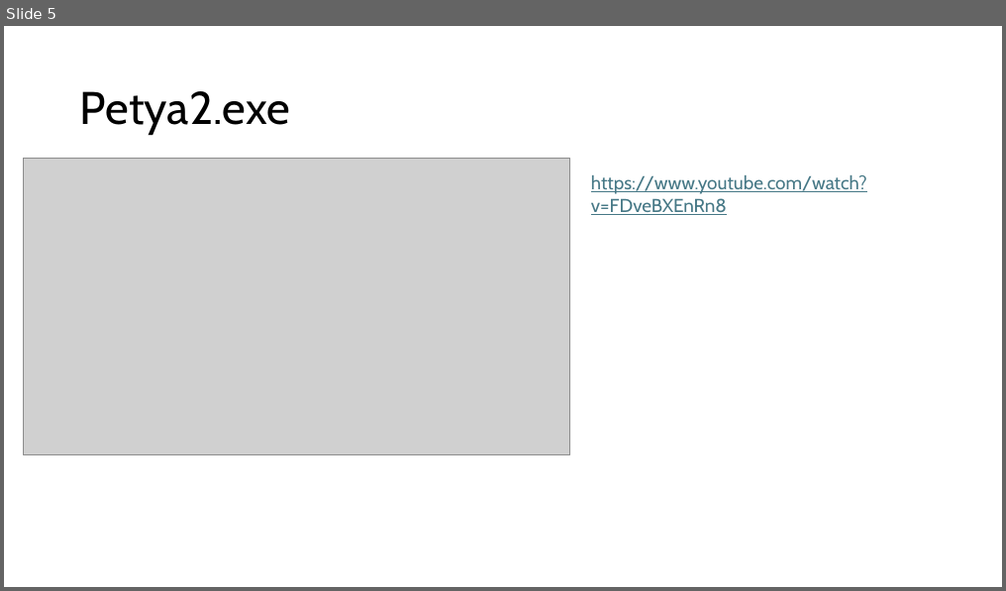
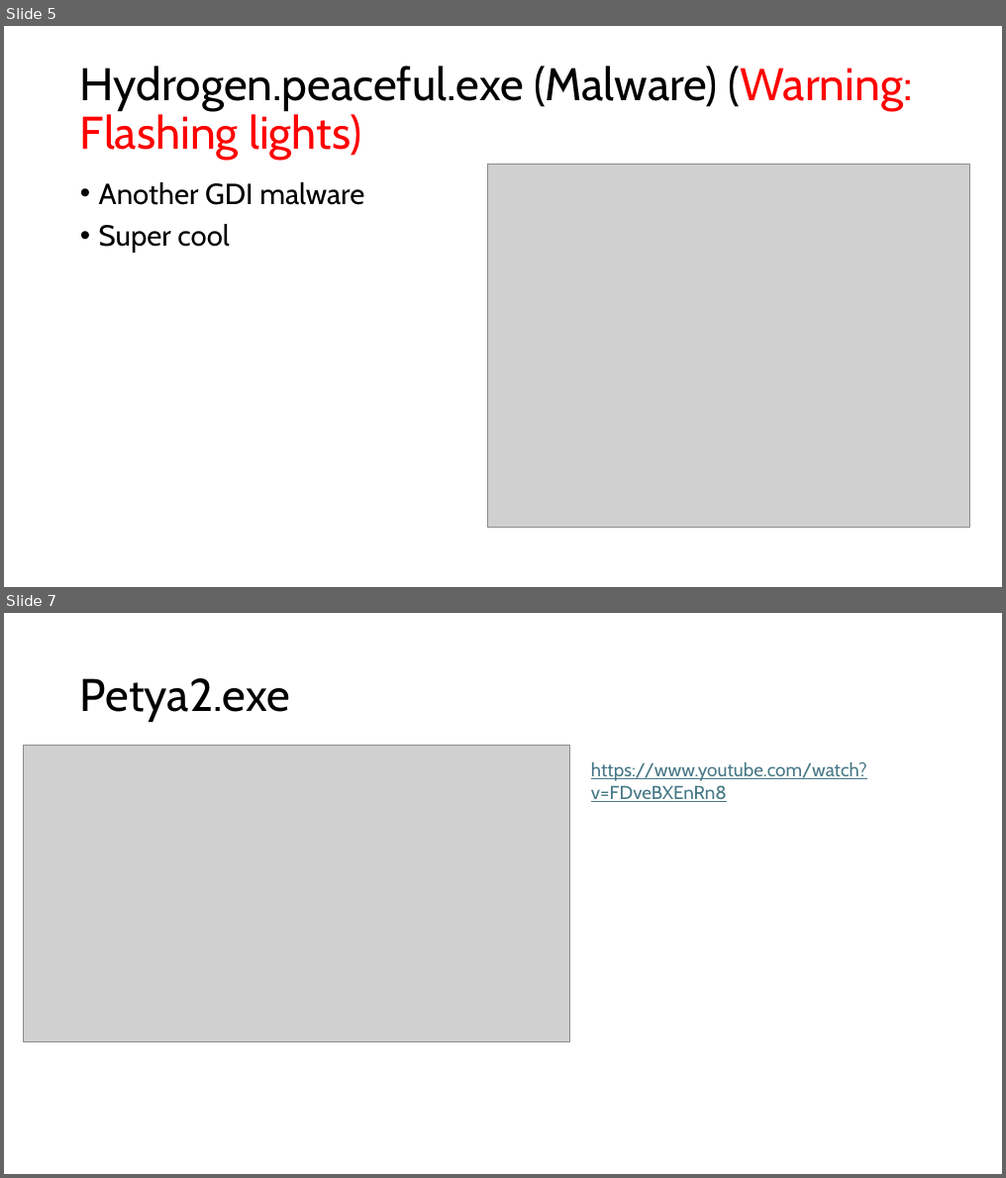
Before and after one commit to jacobchlebowski/cyber-outreach, a slide deck: Malware Presentation and Demonstration.pptx. Shown one above the other, each under a label of ours: slide 5 before the commit, slides 5 and 7 after it; the slides between them are not shown. The pictures are 1006x591 and 1006x1178 pixels, drawn with LibreOffice and Linux fonts; fonts in the diff are those of the drawing; grey boxes stand for pictures. Boxes give left, top, right and bottom in pixels: in the first picture for what was removed or moved away, otherwise in the second. Text is boxed around its words. In the diff, an @@ line names an element or a change of style, - is before the commit and + after.

Commit message:
malware presentation

```diff
--- a/Malware Presentation and Demonstration.pptx
+++ b/Malware Presentation and Demonstration.pptx
@@ slide 5 added at [4, 26, 1002, 587], background #FFFFFF @@
@@ title added at [80, 66, 912, 160], 44 pt, text #000000 @@
+Hydrogen.peaceful.exe (Malware) (Warning: Flashing lights)
@@ picture added at [488, 165, 970, 528] @@
@@ text added at [99, 182, 364, 253], 28 pt, text #000000 @@
+• Another GDI malware
+• Super cool
@@ what was slide 5 is now slide 7 @@
```
Also in this commit, not shown: 3 slides changed, 4 other slides added, 1 slide removed.
